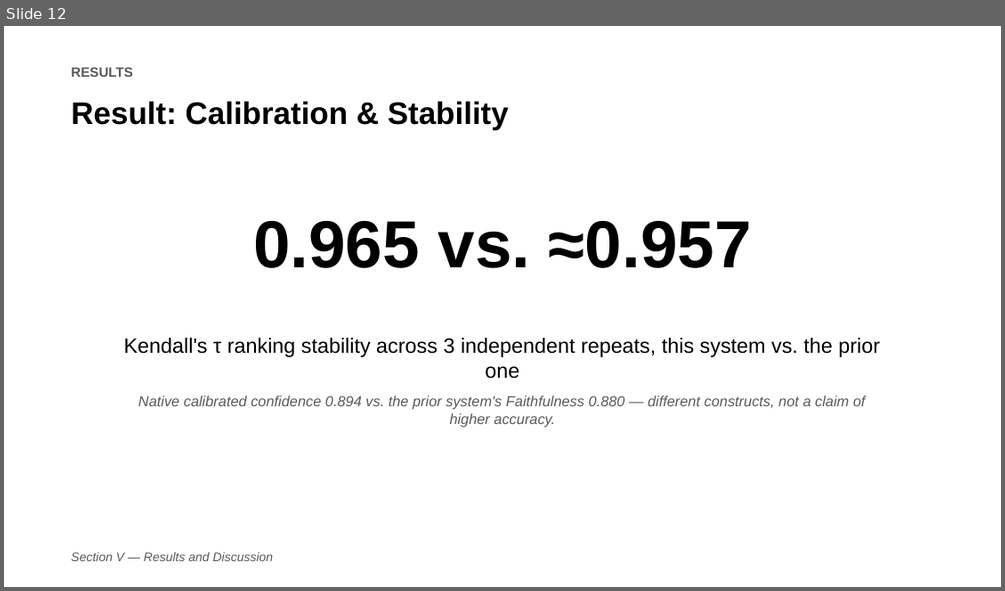
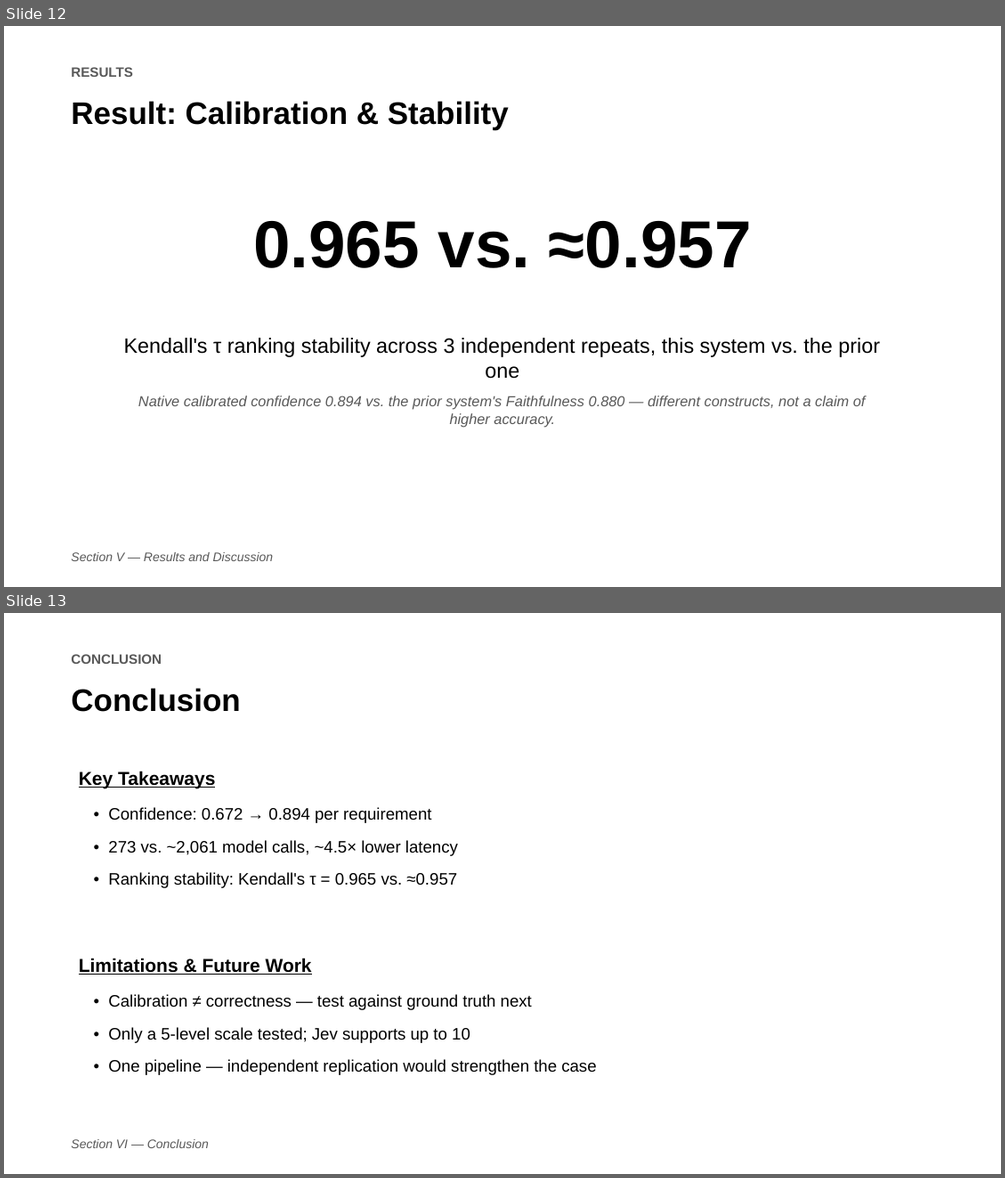
Before and after one commit to jessieangelicauni/hire-rank, a slide deck: docs/presentation/icaides2026_jev.pptx. Shown one above the other, each under a label of ours: slide 12 before the commit, slides 12 and 13 after it. The pictures are 1005x591 and 1005x1178 pixels, drawn with LibreOffice and Linux fonts; fonts in the diff are those of the drawing. Boxes give left, top, right and bottom in pixels: in the first picture for what was removed or moved away, otherwise in the second. Text is boxed around its words. In the diff, an @@ line names an element or a change of style, - is before the commit and + after.

```diff
--- a/docs/presentation/icaides2026_jev.pptx
+++ b/docs/presentation/icaides2026_jev.pptx
@@ slide 13 added at box(4, 613, 1001, 1174), background #FFFFFF @@
@@ text added at box(71, 654, 162, 664), 13 pt, text #595959, bold @@
+CONCLUSION
@@ text added at box(71, 688, 240, 712), 30 pt, text #000000, bold @@
+Conclusion
@@ text added at box(79, 771, 215, 788), 18 pt, text #000000, bold, underline @@
+Key Takeaways
@@ text added at box(108, 807, 458, 888), 16 pt, text #000000 @@
+• Confidence: 0.672 → 0.894 per requirement
+• 273 vs. ~2,061 model calls, ~4.5× lower latency
+• Ranking stability: Kendall's τ = 0.965 vs. ≈0.957
@@ text added at box(79, 957, 312, 974), 18 pt, text #000000, bold, underline @@
+Limitations & Future Work
@@ text added at box(108, 994, 596, 1075), 16 pt, text #000000 @@
+• Calibration ≠ correctness — test against ground truth next
+• Only a 5-level scale tested; Jev supports up to 10
+• One pipeline — independent replication would strengthen the case
@@ text added at box(71, 1139, 209, 1148), 12 pt, text #595959, italic @@
+Section VI — Conclusion
```
Also in this commit, not shown: 1 other slide added, 1 other file.
